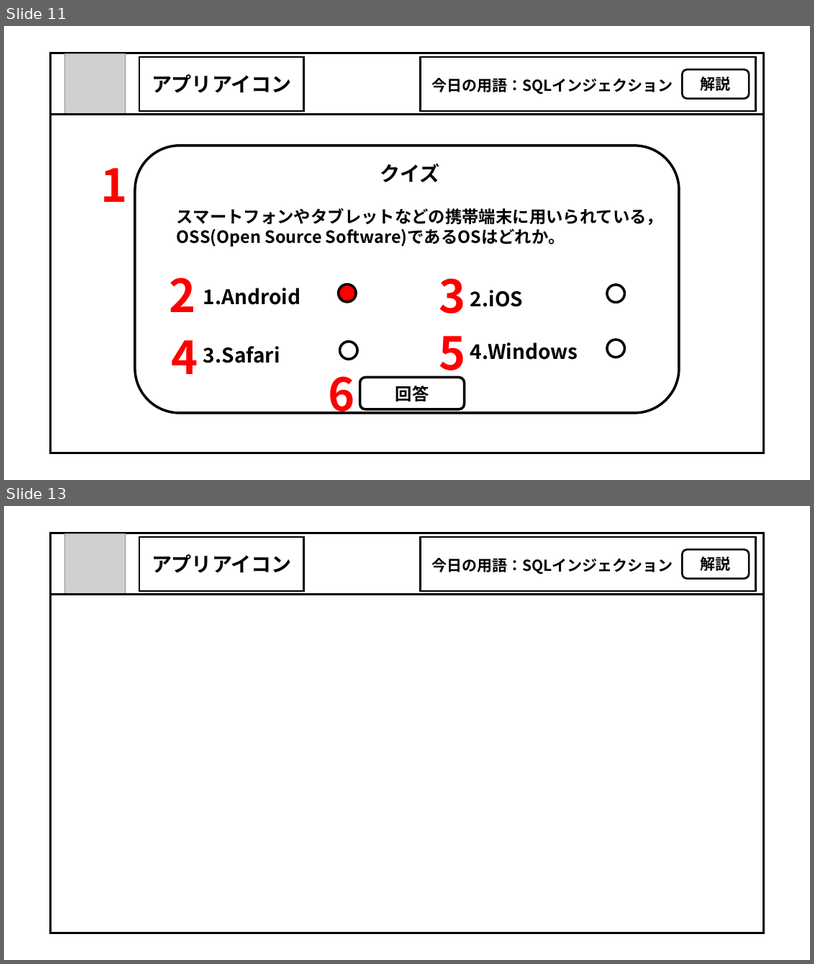
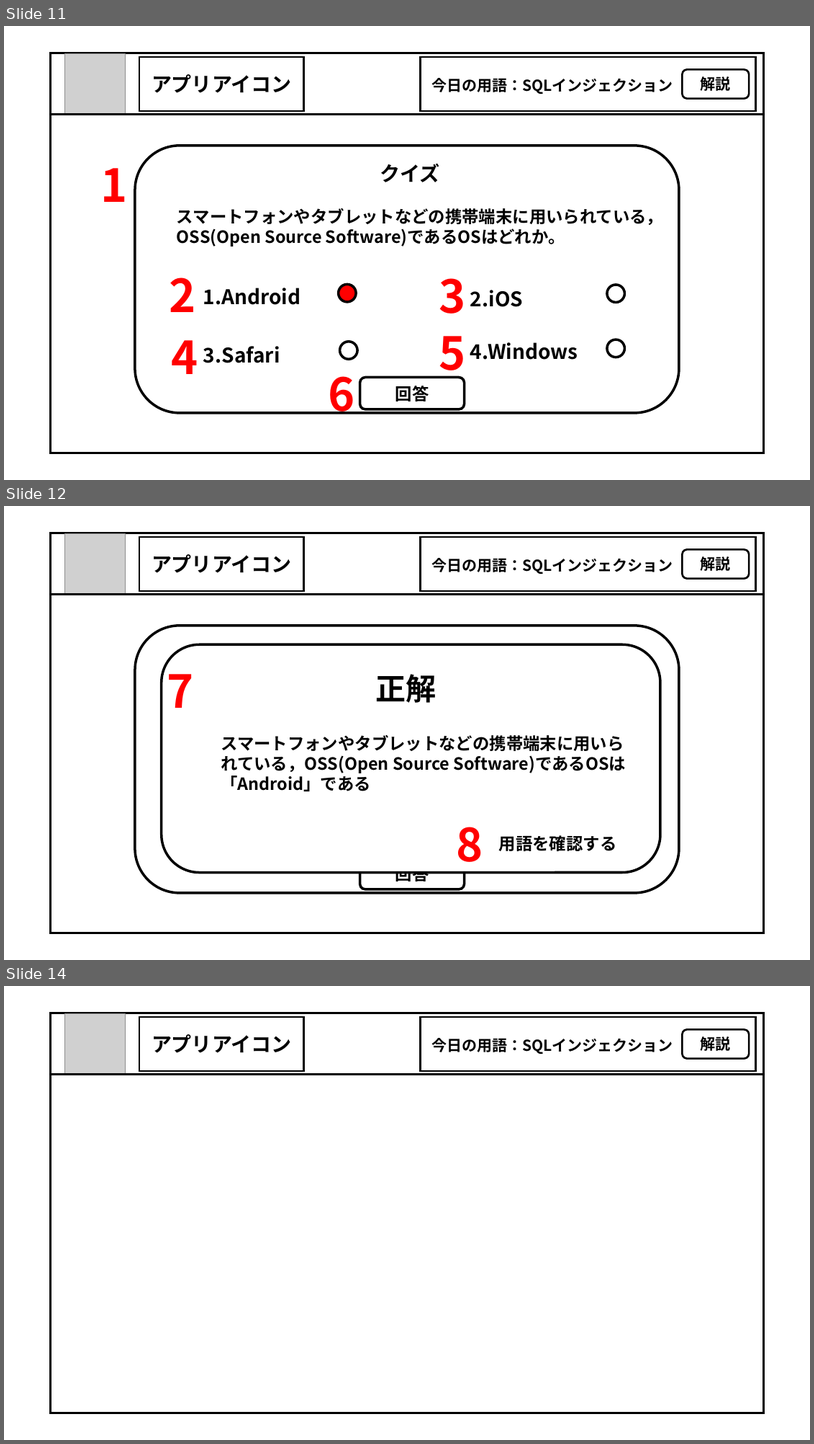
Before and after one commit to dojo2023/E-2, a slide deck: doc/外部設計書_画面設計_図.pptx. Shown one above the other, each under a label of ours: slides 11 and 13 before the commit, slides 11, 12 and 14 after it; the slides between them are not shown. The pictures are 814x964 and 814x1444 pixels, drawn with LibreOffice and Linux fonts; fonts in the diff are those of the drawing; grey boxes stand for pictures. Boxes give left, top, right and bottom in pixels: in the first picture for what was removed or moved away, otherwise in the second. Text is boxed around its words. In the diff, an @@ line names an element or a change of style, - is before the commit and + after.

```diff
--- a/doc/外部設計書_画面設計_図.pptx
+++ b/doc/外部設計書_画面設計_図.pptx
@@ slide 12 added at (4,506,810,960), background #FFFFFF @@
@@ rectangle added at (51,533,764,932), outline #000000 2.25 pt @@
@@ picture added at (65,534,126,595) @@
@@ rectangle added at (139,537,304,591), outline #000000 2.25 pt, 24 pt, text #000000, bold @@
+アプリアイコン
@@ rectangle added at (421,537,756,591), outline #000000 2.25 pt @@
@@ text added at (432,558,673,574), 18 pt, text #000000, bold @@
+今日の用語：SQLインジェクション
@@ rounded rectangle added at (683,549,749,579), outline #000000 2.25 pt, 18 pt, text #000000, bold @@
+解説
@@ line added from (51, 595) to (764, 595), #000000 2.25 pt @@
@@ rounded rectangle added at (135,626,680,893), fill #FFFFFF, outline #000000 3 pt @@
@@ rounded rectangle added at (161,644,661,872), fill #FFFFFF, outline #000000 3 pt @@
@@ text added at (346,643,466,646), 24 pt, text #000000, bold @@
+今日のクイズ
@@ text added at (167,662,193,708), 54 pt, text #FF0000, bold @@
+7
@@ text added at (376,674,437,703), 36 pt, text #000000, bold @@
+正解
@@ text added at (177,686,664,791), 20 pt, text #000000, bold @@
+スマートフォンやタブレットなどの携帯端末に用いられている，OSS(Open Source Software)であるOSは「Android」である
@@ text added at (221,735,627,773), 20 pt, text #000000, bold @@
+スマートフォンやタブレットなどの携帯端末に用いられている，OSS(Open Source Software)であるOSはどれか。
@@ text added at (456,826,483,872), 54 pt, text #FF0000, bold @@
+8
@@ text added at (499,835,617,851), 20 pt, text #000000, bold @@
+用語を確認する
@@ rounded rectangle added at (360,857,465,889), outline #000000 3 pt, 20 pt, text #000000, bold @@
+回答
@@ what was slide 13 is now slide 14 @@
```
Also in this commit, not shown: 2 slides changed.
